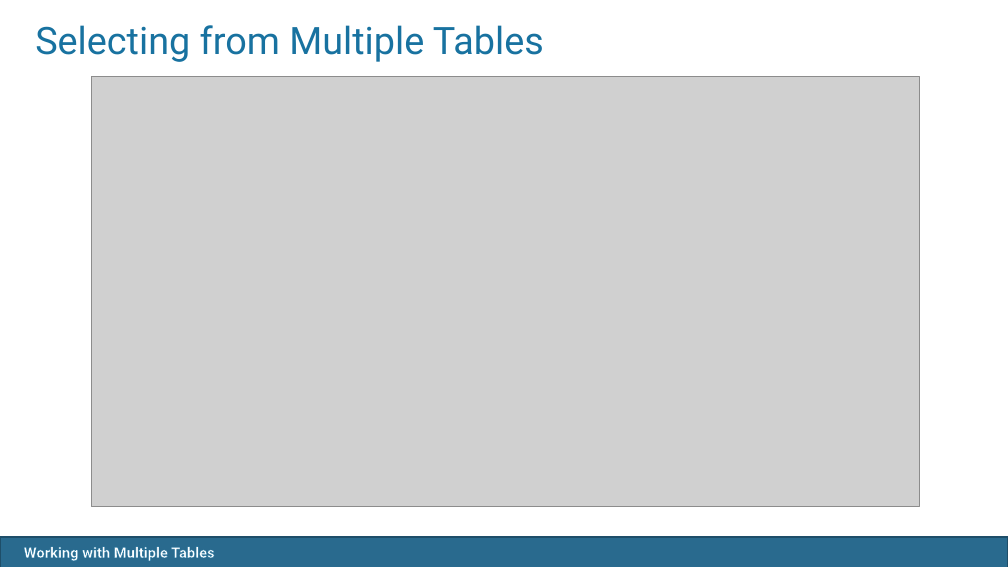
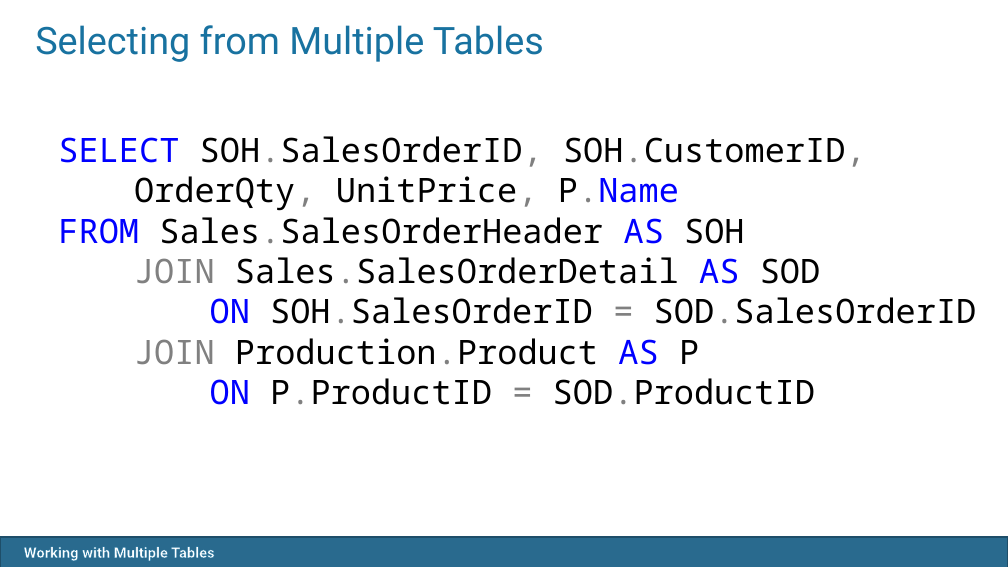
Before and after one commit to SQLMCT/SQL_Query_Writing, a slide deck: slide 3 of 03_Working_with_Multiple_Tables.pptx. Drawn at 1008x567 pixels with LibreOffice and Linux fonts; fonts in the diff are those of the drawing; grey boxes stand for pictures; background and template pictures are left out. Boxes give left, top, right and bottom in pixels: in the first picture for what was removed or moved away, otherwise in the second. Text is boxed around its words. In the diff, an @@ line names an element or a change of style, - is before the commit and + after.

```diff
--- a/03_Working_with_Multiple_Tables.pptx
+++ b/03_Working_with_Multiple_Tables.pptx
@@ picture removed at (x1=91, y1=76, x2=920, y2=507) @@
@@ text added at (x1=58, y1=136, x2=977, y2=405), 32 pt, text #000000 @@
+SELECT SOH.SalesOrderID, SOH.CustomerID,
+OrderQty, UnitPrice, P.Name
+FROM Sales.SalesOrderHeader AS SOH
+JOIN Sales.SalesOrderDetail AS SOD
+ON SOH.SalesOrderID = SOD.SalesOrderID
+JOIN Production.Product AS P
+ON P.ProductID = SOD.ProductID
```
Also in this commit, not shown: 4 other files.
